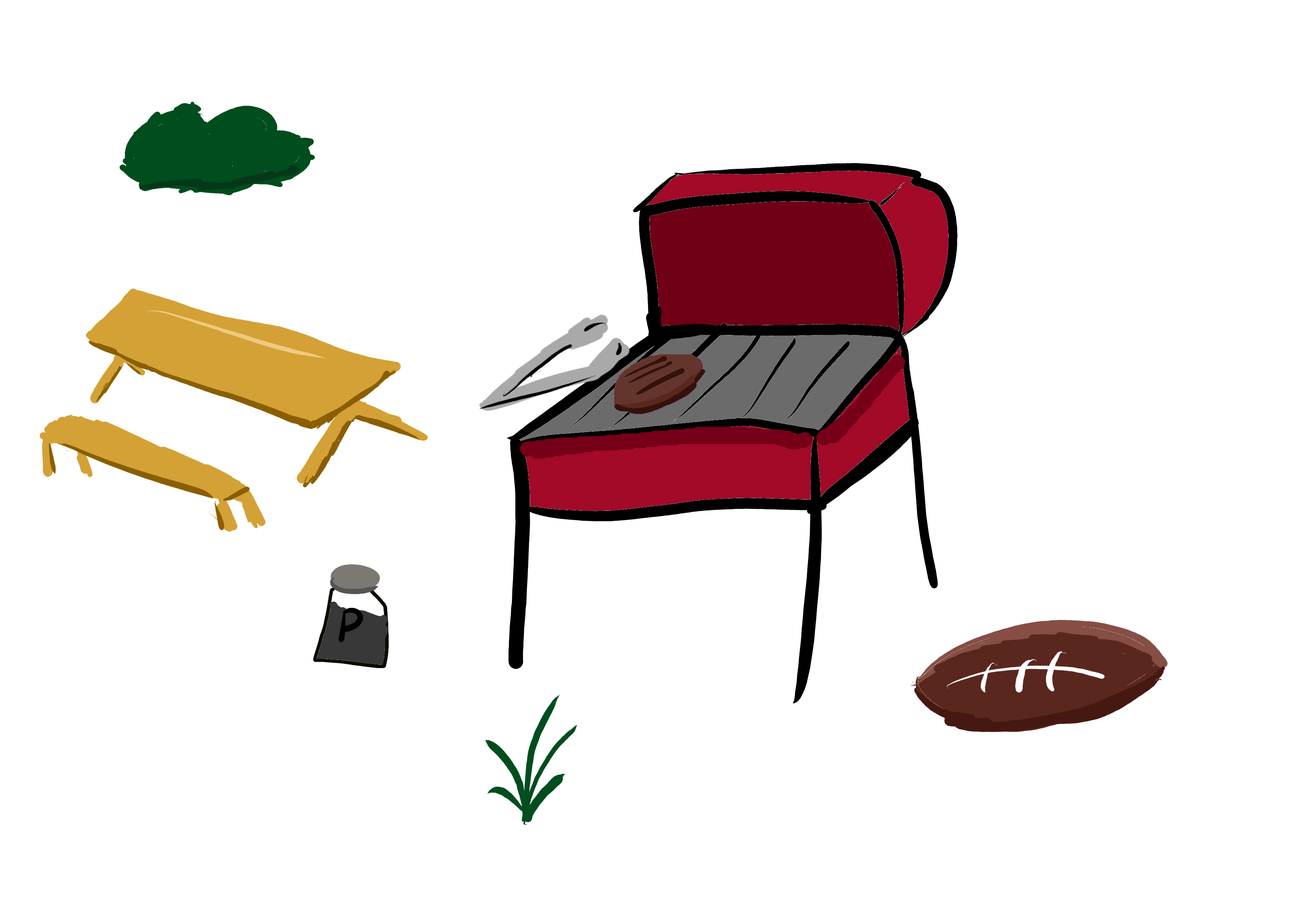
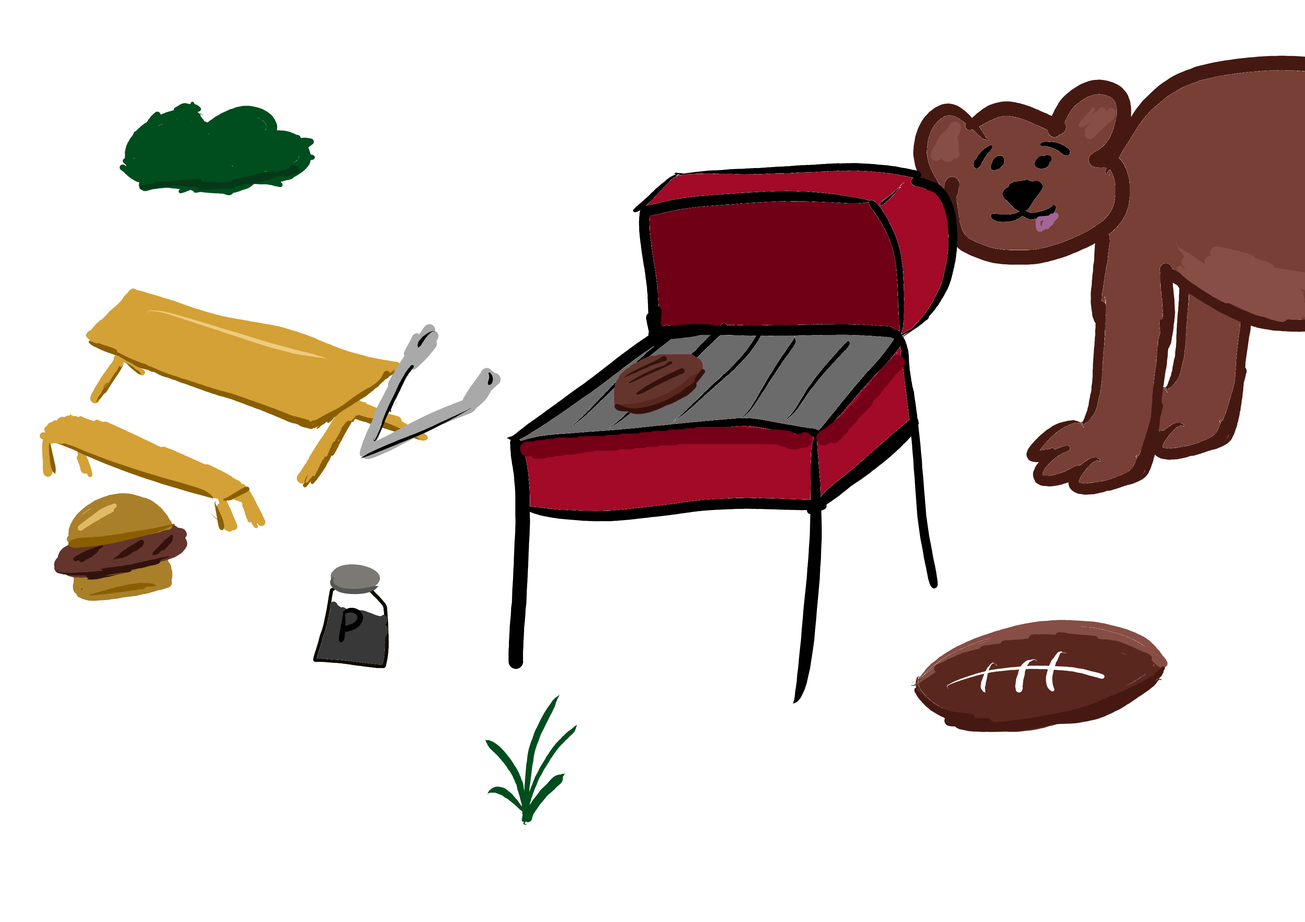
Layered file, before and after one edit (1305×922). Changes by layer:
painted on "topTong" over [359, 387, 388, 460]
added layer "top bun" above "bottom bun" over [53, 493, 188, 572]
added layer "bottom bun" above "bottom_tong_front" over [53, 523, 188, 602]
painted on "patty2" over [553, 314, 630, 392]
painted on "patty" over [359, 78, 1305, 484]
painted on "botTong" over [359, 333, 459, 460]
painted on "grill" over [53, 103, 982, 602]
painted on "Table + bench" over [53, 323, 471, 567]
added layer "bear" (1st of 2) above "bear" over [912, 55, 1305, 496]
added layer "bear" (2nd of 2) above "football" over [1059, 226, 1305, 496]
painted on "Background" over [359, 79, 1125, 496]
